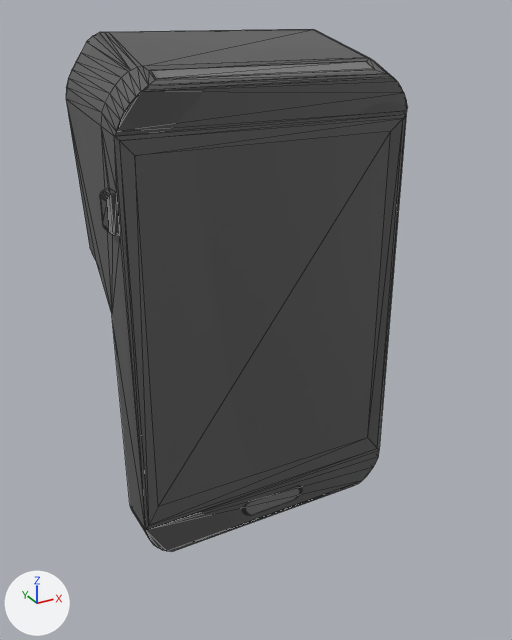
What one commit did to the glTF model godot/Assets/tablet_ui_3d_model/tablet_ui_3d_model.glb.
Before and after are seen from a camera (50 mm lens) standing at (-0.4, -0.688, 0.332) and looking at (0.004, 0.047, -0.036). The axes (+X, +Y, +Z) are drawn at lower left. The lights are the same throughout. The picture after the commit comes second. Mesh edges are drawn as thin lines. Vertices at exactly the same position are counted once.
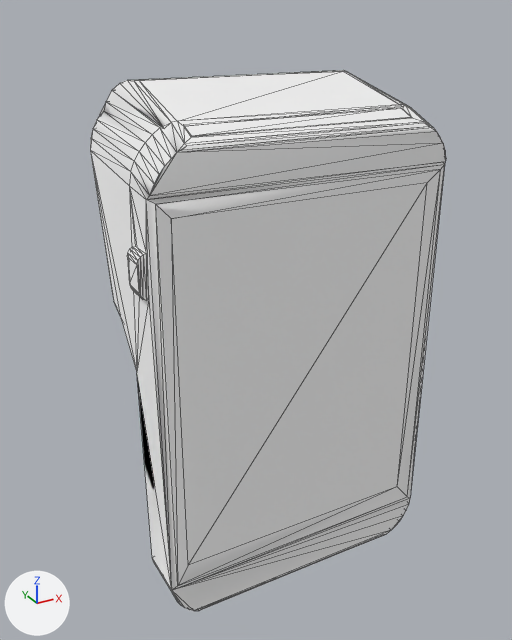
Commit message: update tablet 3d model

The edits, one by one:
Material 'outline' (mat_outline) is new.
Its base color is (1.0, 1.0, 1.0) (white #ffffff).
Its metallic is 1.0.
Its roughness is 1.0.
me_cube_001 is used by ob_cube_001; location (-0.027, 0.027, 0.063).
me_cube_001 had 165 vertices, 326 faces and spanned x -0.17..0.198, y -0.052..0.12, z -0.363..0.245.
me_cube_001 now has 328 vertices, 648 faces and spans x -0.181..0.211, y -0.058..0.13, z -0.382..0.259.
me_cube_001 part 1: a new loose piece of 163 vertices spanning x -0.181..0.211, y -0.058..0.13, z -0.382..0.259, in mat_outline (white #ffffff).
me_cube_001 gains material mat_outline (white #ffffff).
Object 'Cube.001' (ob_cube_001) moves from (-0.027, 0.027, 0.063) to (0.0, 0.0, 0.0).

Boxes [x1, y1, x2, y2] around the edits, measured in the pictures (512 x 640 px):
'Cube.001', reshaped, moved
    before: [66, 29, 408, 552]
    after: [90, 70, 446, 611]
part 1 of me_cube_001, added
    after: [90, 70, 446, 611]
